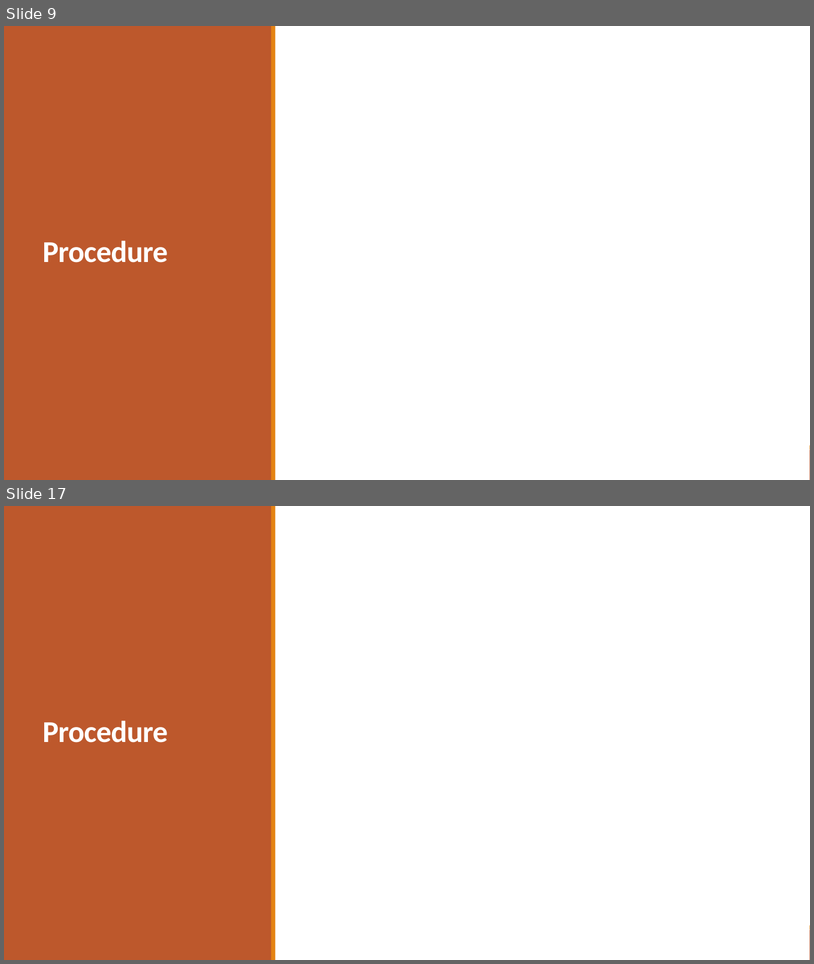
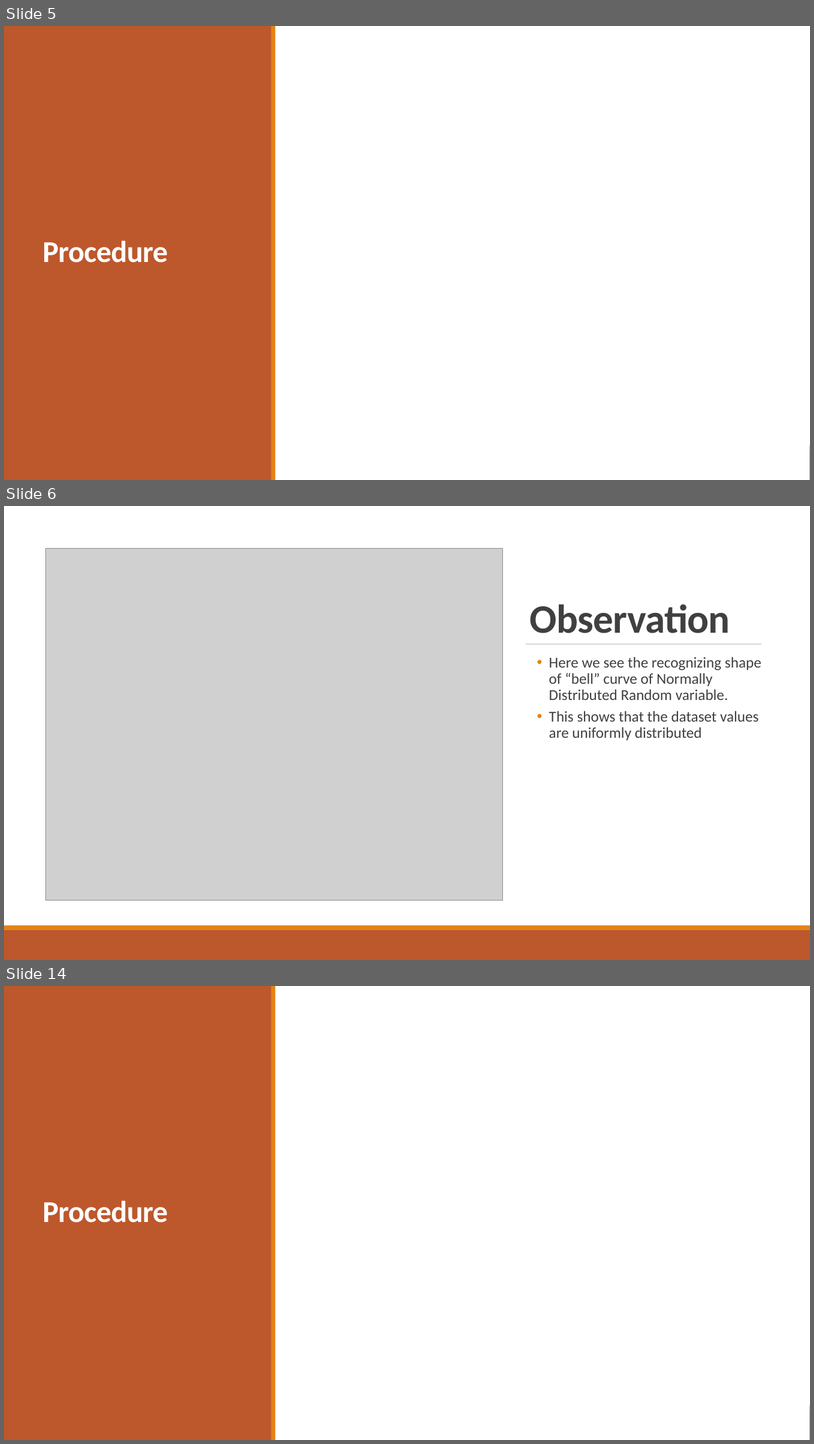
Before and after one commit to ayndp657/ALGORITHMLAB, a slide deck: Assignment 1/Assignment Presentation.pptx. Shown one above the other, each under a label of ours: slides 9 and 17 before the commit, slides 5, 6 and 14 after it; the slides between them are not shown. The pictures are 814x964 and 814x1444 pixels, drawn with LibreOffice and Linux fonts; fonts in the diff are those of the drawing; grey boxes stand for pictures. Boxes give left, top, right and bottom in pixels: in the first picture for what was removed or moved away, otherwise in the second. Text is boxed around its words. In the diff, an @@ line names an element or a change of style, - is before the commit and + after.

```diff
--- a/Assignment 1/Assignment Presentation.pptx
+++ b/Assignment 1/Assignment Presentation.pptx
@@ slide 6 added at (4,506,810,960), background #FFFFFF @@
@@ rectangle added at (4,506,810,925), fill #FFFFFF @@
@@ picture added at (46,549,503,900) @@
@@ title added at (530,604,731,633), 48 pt, text #404040, bold @@
+Observation
@@ line added from (526, 644) to (762, 644), #808080 0.5 pt @@
@@ text added at (549,657,762,740), 18 pt, text #404040 @@
+  • Here we see the recognizing shape of “bell” curve of Normally Distributed Random variable.
+  • This shows that the dataset values are uniformly distributed
@@ rectangle added at (4,925,810,930), fill #E48312 @@
@@ rectangle added at (4,930,810,960), fill #BD582C @@
@@ what was slide 9 is now slide 5 @@
@@ what was slide 17 is now slide 14 @@
```
Also in this commit, not shown: 1 slide changed, 15 other slides added, 5 other files.
